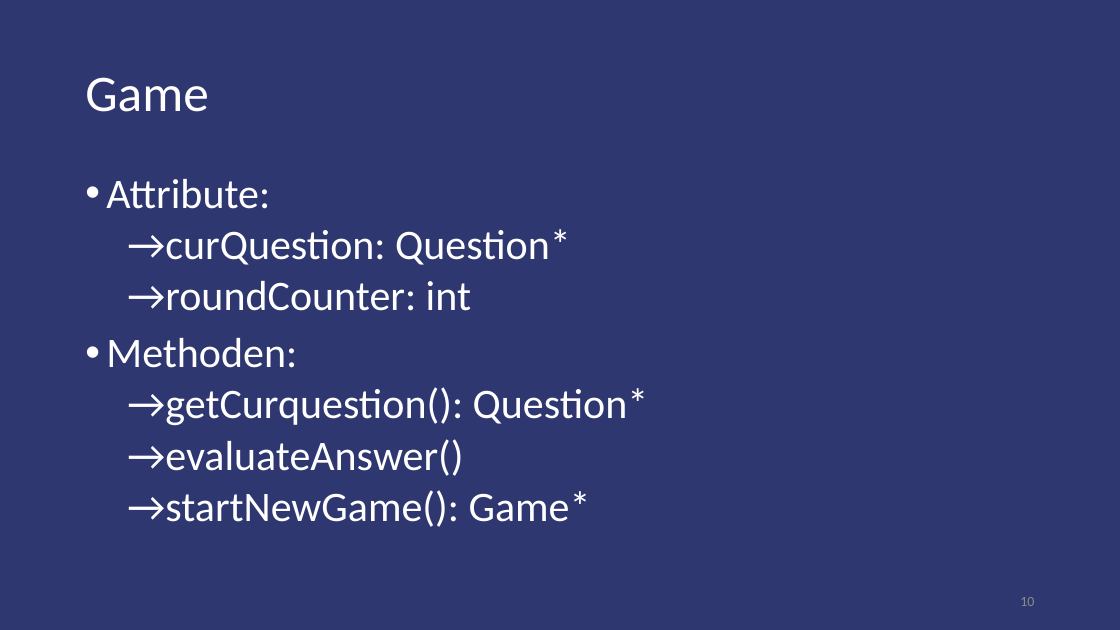
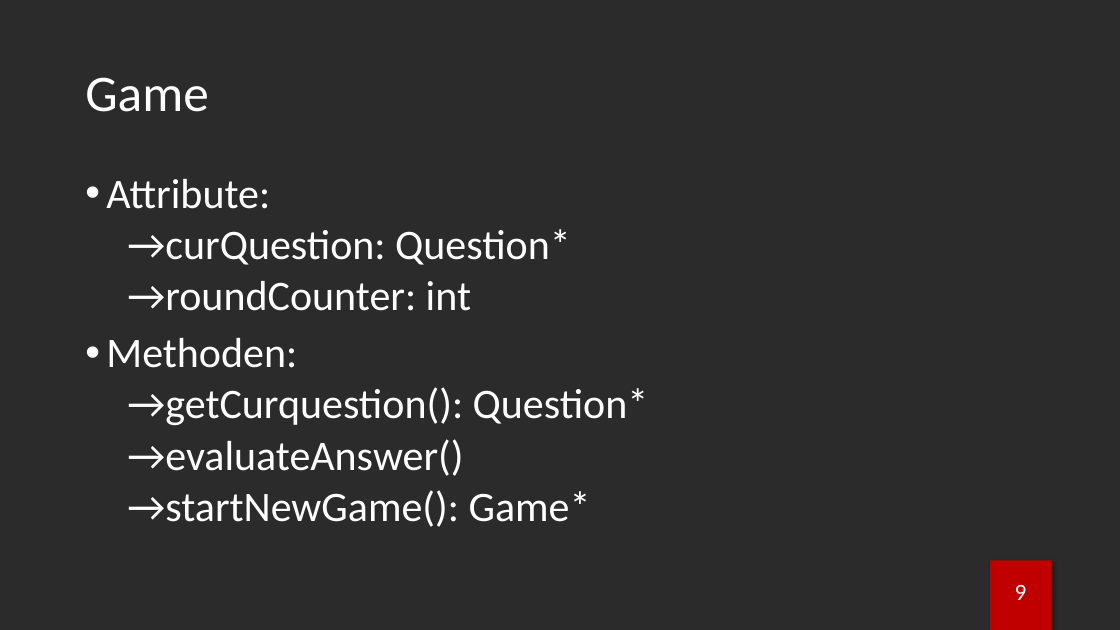
Before and after one commit to brodermar/wwm, a slide deck: slide 10 of documentation/wwmp.pptx. Drawn at 1120x630 pixels with LibreOffice and Linux fonts; fonts in the diff are those of the drawing; background and template pictures are left out; a plain dark background stands for a picture behind light text. Boxes give left, top, right and bottom in pixels: in the first picture for what was removed or moved away, otherwise in the second. Text is boxed around its words. In the diff, an @@ line names an element or a change of style, - is before the commit and + after.

Commit message:
presentation design changed

```diff
--- a/documentation/wwmp.pptx
+++ b/documentation/wwmp.pptx
@@ background #2F3771 to picture (left out) @@
@@ rectangle added at (991,560,1052,630), fill #C00000 @@
@@ page number added at (1015,585,1027,600), 20 pt, text #FFFFFF @@
+9
@@ page number removed at (1020,597,1034,606) @@
-10
```
Also in this commit, not shown: 14 other slides changed, 5 slides added, 8 slides removed, 1 other file.
